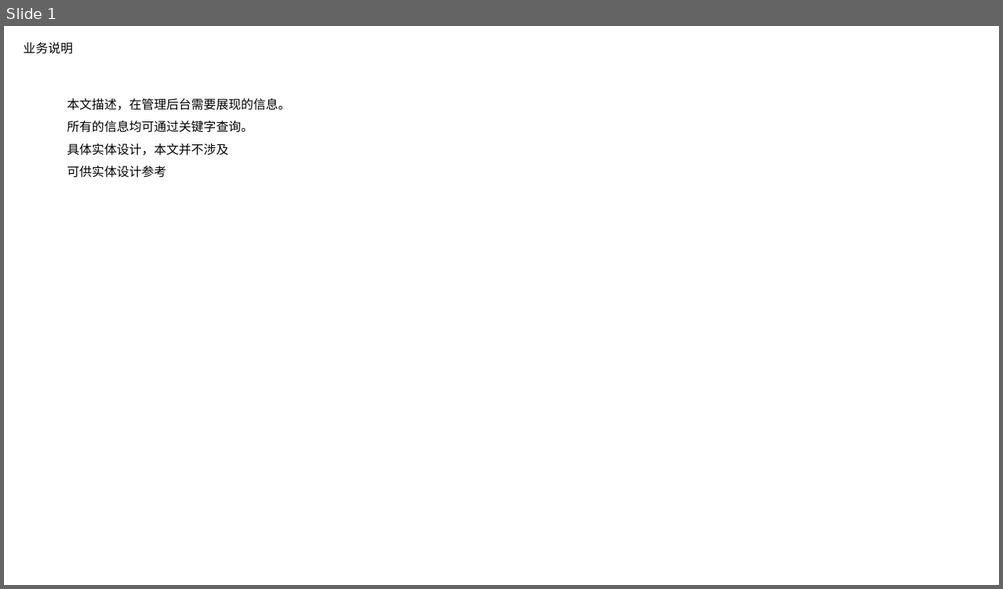
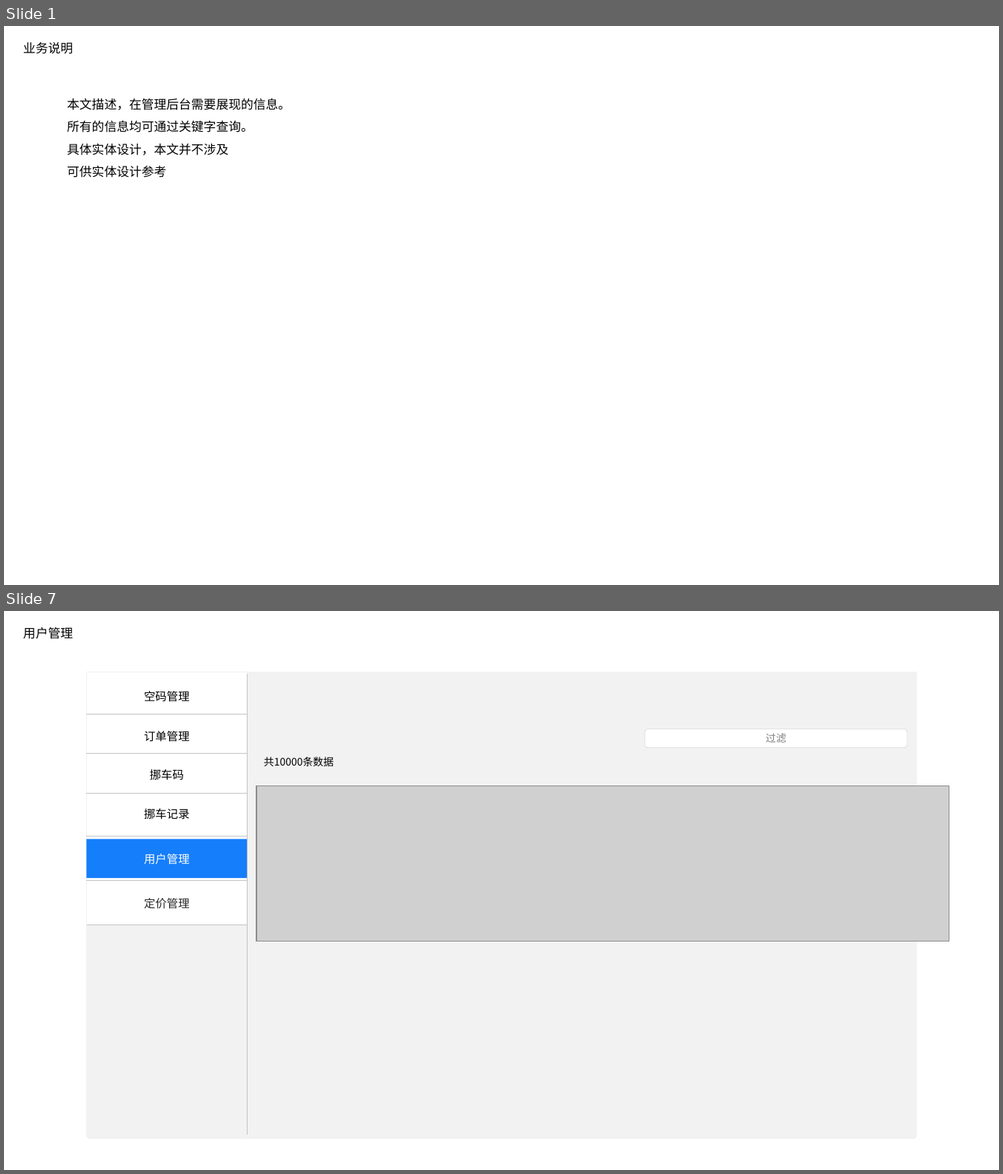
Before and after one commit to nixiaobing/kindpetro, a slide deck: product/扫码挪车/挪车产品设计-admin-陆陆畅版本.pptx. Shown one above the other, each under a label of ours: slide 1 before the commit, slides 1 and 7 after it; the slides between them are not shown. The pictures are 1003x589 and 1003x1174 pixels, drawn with LibreOffice and Linux fonts; fonts in the diff are those of the drawing; grey boxes stand for pictures. Boxes give left, top, right and bottom in pixels: in the first picture for what was removed or moved away, otherwise in the second. Text is boxed around its words. In the diff, an @@ line names an element or a change of style, - is before the commit and + after.

```diff
--- a/product/扫码挪车/挪车产品设计-admin-陆陆畅版本.pptx
+++ b/product/扫码挪车/挪车产品设计-admin-陆陆畅版本.pptx
@@ slide 7 added at [4, 611, 999, 1170], background #FFFFFF @@
@@ title added at [23, 627, 73, 639], 12 pt, text #000000 @@
+用户管理
@@ round same rect added at [87, 672, 916, 1139], fill #F2F2F2, outline #F0F0F0 0.5 pt @@
@@ round same rect added at [87, 672, 247, 925], fill #FFFFFF, outline #F0F0F0 0.5 pt @@
@@ line added from (247, 1136) to (247, 675), #C4C4C7 0.25 pt @@
@@ text added at [144, 691, 190, 702], 11 pt, text #000000 @@
+空码管理
@@ line added from (87, 714) to (247, 714), #C4C4C7 0.25 pt @@
@@ text added at [144, 731, 190, 742], 11 pt, text #000000 @@
+订单管理
@@ rounded rectangle added at [645, 729, 907, 748], fill #FFFFFF, outline #D9D9D9 0.5 pt, 10 pt, text #808080 @@
+过滤
@@ line added from (87, 754) to (247, 754), #C4C4C7 0.25 pt @@
@@ text added at [264, 757, 334, 766], 10 pt, text #000000 @@
+共10000条数据
@@ text added at [150, 769, 184, 780], 11 pt, text #000000 @@
+挪车码
@@ picture added at [256, 786, 948, 942] @@
@@ line added from (87, 794) to (247, 794), #C4C4C7 0.25 pt @@
@@ text added at [144, 809, 190, 820], 11 pt, text #000000 @@
+挪车记录
@@ rounded rectangle added at [86, 840, 247, 878], fill #157EFB @@
@@ line added from (87, 836) to (247, 836), #C4C4C7 0.25 pt @@
@@ text added at [144, 854, 190, 865], 11 pt, text #FFFFFF @@
+用户管理
@@ line added from (87, 881) to (247, 881), #C4C4C7 0.25 pt @@
@@ text added at [144, 898, 190, 909], 11 pt, text #262626 @@
+定价管理
@@ line added from (87, 925) to (247, 925), #C4C4C7 0.25 pt @@
```
Also in this commit, not shown: 6 other slides added, 5 slides removed, 3 other files.
